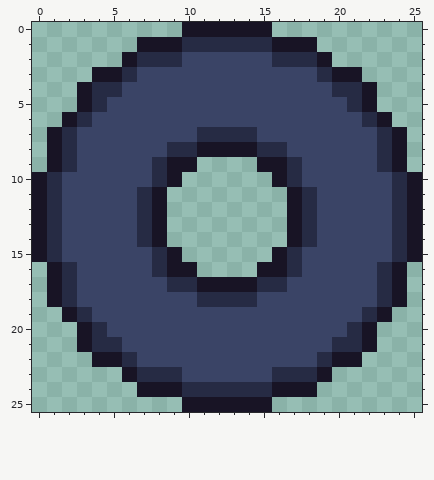
One commit to this pixel-art file: core/assets-src/sprites/obstacle-tyre.still.ase. The picture above is the old version.
26x26 pixels, 1 frame.
Now the later version:
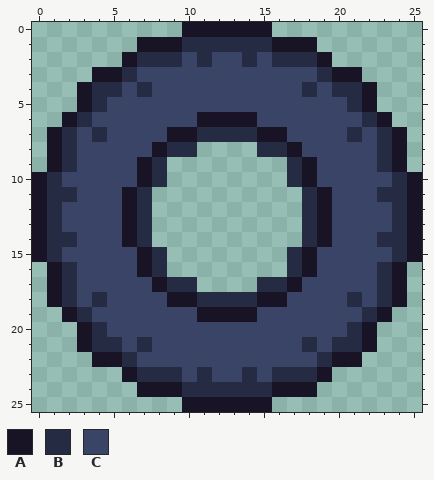
Palette (. is transparent): A #181425  B #262b44  C #3a4466
Log entry: Remove TextureRegion from ObstacleDef
What changed:
@@ x 0..25 @@
  1 .......AAABBBBBBAAA.......
- 2 ......ABBBCCCCCCBBBA......
+ 2 ......ABBBCBCCBCBBBA......
  3 ....AABCCCCCCCCCCCCBAA....
- 4 ...ABBCCCCCCCCCCCCCCBBA...
+ 4 ...ABBCBCCCCCCCCCCBCBBA...
  5 ...ABCCCCCCCCCCCCCCCCBA...
- 6 ..ABCCCCCCCCCCCCCCCCCCBA..
- 7 .ABCCCCCCCCBBBBCCCCCCCCBA.
- 8 .ABCCCCCCBBAAAABBCCCCCCBA.
- 9 .ABCCCCCBAA....AABCCCCCBA.
-10 ABCCCCCCBA......ABCCCCCCBA
-11 ABCCCCCBA........ABCCCCCBA
-12 ABCCCCCBA........ABCCCCCBA
-13 ABCCCCCBA........ABCCCCCBA
-14 ABCCCCCBA........ABCCCCCBA
-15 ABCCCCCCBA......ABCCCCCCBA
-16 .ABCCCCCBAA....AABCCCCCBA.
-17 .ABCCCCCCBBAAAABBCCCCCCBA.
-18 .ABCCCCCCCCBBBBCCCCCCCCBA.
-19 ..ABCCCCCCCCCCCCCCCCCCBA..
+ 6 ..ABCCCCCCCAAAACCCCCCCBA..
+ 7 .ABCBCCCCAABBBBAACCCCBCBA.
+ 8 .ABCCCCCABB....BBACCCCCBA.
+ 9 .ABCCCCAB........BACCCCBA.
+10 ABCCCCCAB........BACCCCCBA
+11 ABBCCCAB..........BACCCBBA
+12 ABCCCCAB..........BACCCCBA
+13 ABCCCCAB..........BACCCCBA
+14 ABBCCCAB..........BACCCBBA
+15 ABCCCCCAB........BACCCCCBA
+16 .ABCCCCAB........BACCCCBA.
+17 .ABCCCCCABB....BBACCCCCBA.
+18 .ABCBCCCCAABBBBAACCCCBCBA.
+19 ..ABCCCCCCCAAAACCCCCCCBA..
 20 ...ABCCCCCCCCCCCCCCCCBA...
-21 ...ABBCCCCCCCCCCCCCCBBA...
+21 ...ABBCBCCCCCCCCCCBCBBA...
 22 ....AABCCCCCCCCCCCCBAA....
-23 ......ABBBCCCCCCBBBA......
+23 ......ABBBCBCCBCBBBA......
 24 .......AAABBBBBBAAA.......
Changed places in both pictures, as pixel boxes (x1, y1, x2, y2):
changed: (62, 52, 392, 382)
